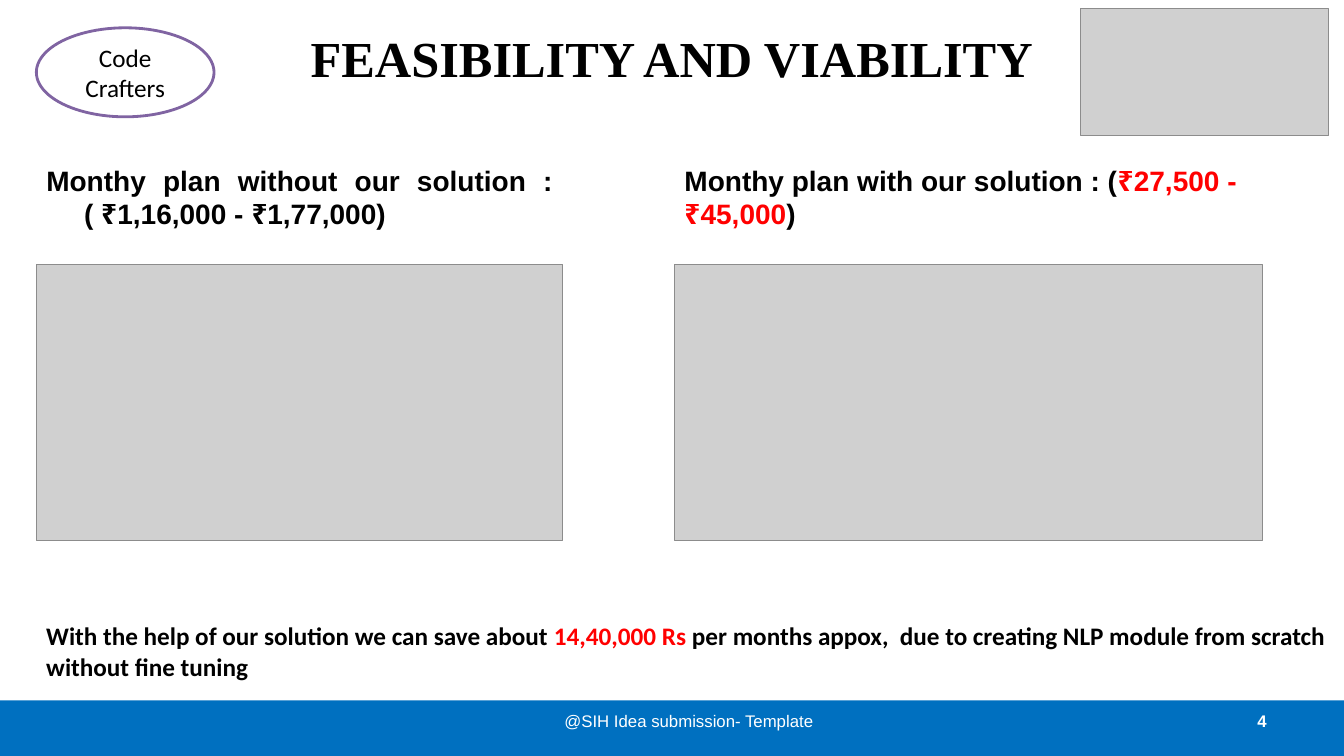
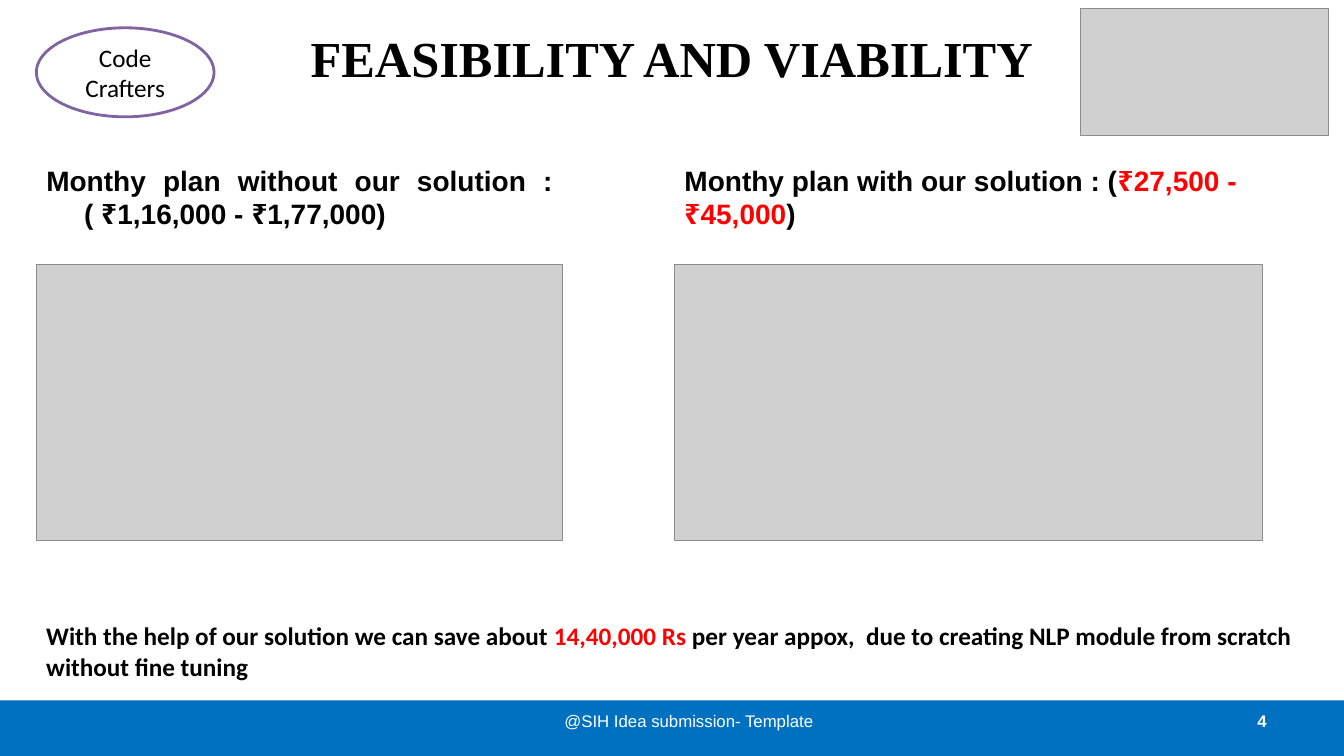
Before and after one commit to sandeeep-prajapati/Smart_india_hackathon_2024, a slide deck: slide 4 of 04_presentaion/our_ppt_presentaion_internal_hackathon.pptx. Drawn at 1344x756 pixels with LibreOffice and Linux fonts; fonts in the diff are those of the drawing; grey boxes stand for pictures. Boxes give left, top, right and bottom in pixels: in the first picture for what was removed or moved away, otherwise in the second. Text is boxed around its words. In the diff, an @@ line names an element or a change of style, - is before the commit and + after.

```diff
--- a/04_presentaion/our_ppt_presentaion_internal_hackathon.pptx
+++ b/04_presentaion/our_ppt_presentaion_internal_hackathon.pptx
@@ text at [46,627,1291,681]: text changed @@
-With the help of our solution we can save about 14,40,000 Rs per months appox, due to creating NLP module from scratch without fine tuning
+With the help of our solution we can save about 14,40,000 Rs per year appox, due to creating NLP module from scratch without fine tuning
```
Also in this commit, not shown: 2 other slides changed.
